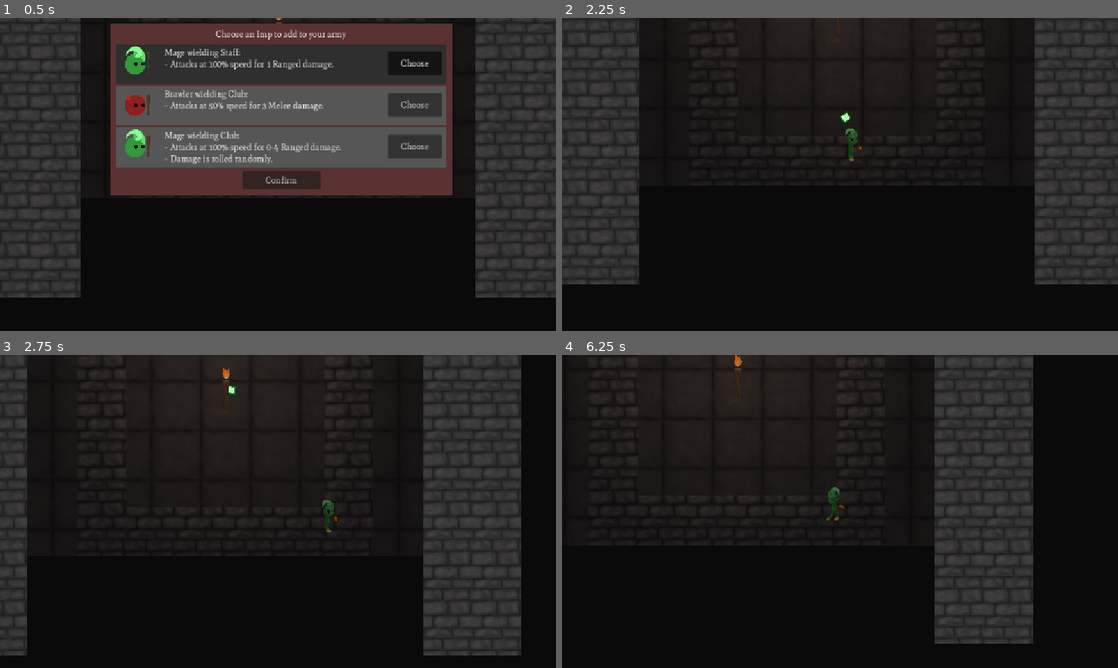
Above: before the commit, frames 1-4 (two rows, left to right).
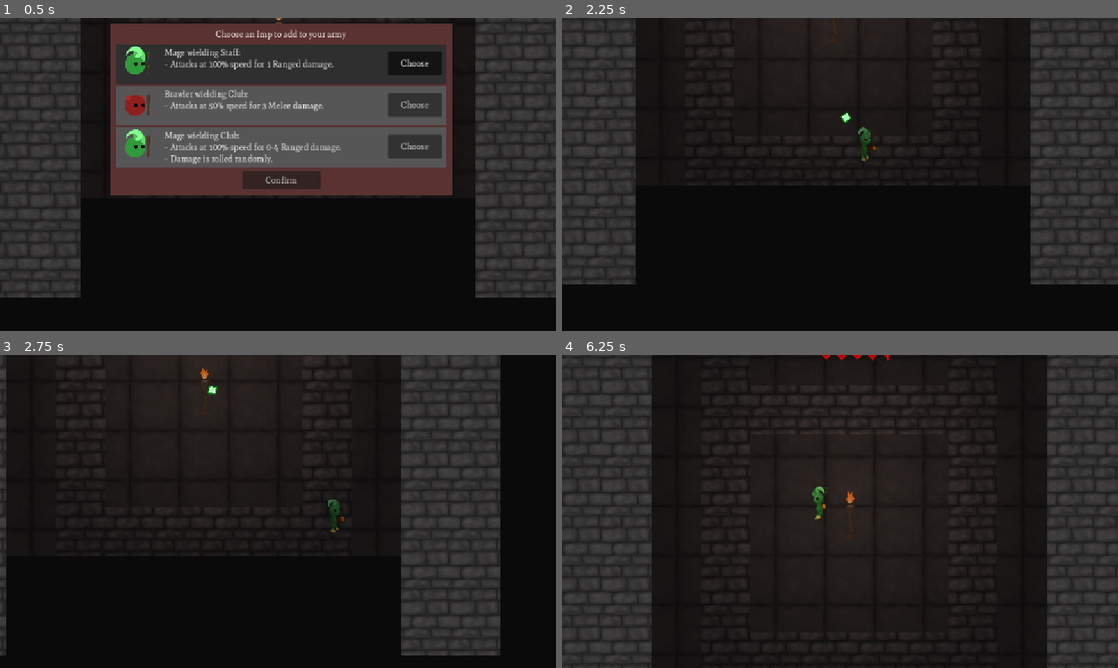
Above: after the commit, the same moments.

Repository: HoneyPony/impish-descent-future
Game: Godot game, scene res://levels/level3.tscn
Two runs of this game, one before a commit and one after it. Both use one fixed random seed, a clock stepped at 60 frames per second and the inputs below. This scene is started directly instead of the project's main scene.
Inputs (mouse positions are in pixels of both pictures, inside the frame that each line leads up to):
- Up to frame 1 (0.5 s): no input
- Up to frame 2 (2.25 s): click "Confirm" at 0.5 s; click "Confirm" at 1.25 s; move the mouse to (840, 105) at 2.02 s; press the mouse at (840, 105) at 2.03 s; hold D (player_right) from 2.03 s (still down)
- Up to frame 3 (2.75 s): keep holding D (player_right)
- Up to frame 4 (6.25 s): move the mouse to (728, 527) at 2.77 s; release D (player_right) at 2.78 s; release the mouse at (728, 527) at 2.78 s; hold S (player_down) 2.78-3.53 s; click (728, 527) at 2.85 s; move the mouse to (895, 442) at 3.52 s; press the mouse at (895, 442) at 3.53 s; hold D (player_right) 3.53-4.28 s; move the mouse to (812, 574) at 4.27 s; release the mouse at (812, 574) at 4.28 s; hold W (player_up) 4.28-5.03 s; click (812, 574) at 4.35 s; move the mouse to (1006, 558) at 5.02 s; press the mouse at (1006, 558) at 5.03 s; hold A (player_left) from 5.03 s (still down); move the mouse to (673, 464) at 5.77 s; release the mouse at (673, 464) at 5.78 s; click (673, 464) at 5.85 s

Frame 1 is identical in both runs. In frame 2, 1.4% of the frame differs, in the area x 0-100%, y 0-86%; in frame 3, 10%; in frame 4, 36%, in the area x 0-100%, y 0-100%.

Commit message:
Halfway descent movement algorithm

Diff:
--- a/levels/level1.tscn
+++ b/levels/level1.tscn
@@ -209,6 +209,9 @@
 offset_bottom = 7.0
 color = Color(0.233236, 0.123145, 0.120394, 1)
 
+[node name="ImpStartPos" parent="." index="6"]
+position = Vector2(-3, 1134)
+
 [node name="torch" parent="." index="7" instance=ExtResource("2_a0v2d")]
 position = Vector2(89, 733)
 
@@ -239,8 +242,5 @@
 [node name="SimpleGhost3" parent="." index="16" instance=ExtResource("3_hv7g1")]
 position = Vector2(-2387, -888)
 
-[node name="ImpStartPos" parent="." index="17"]
-position = Vector2(-3, 1134)
-
 [connection signal="pressed" from="UpgradeMenu/Control/UpgradeMenu2/ConfirmButton" to="UpgradeMenu/Control/UpgradeMenu2" method="_on_confirm_button_pressed"]
 [connection signal="pressed" from="UpgradeMenu/Control/UpgradeMenu2/Relics/ConfirmButton2" to="UpgradeMenu/Control/UpgradeMenu2" method="_on_confirm_button_pressed"]
--- a/players/imp_formation.gd
+++ b/players/imp_formation.gd
@@ -18,23 +18,29 @@
 	var pos = Vector2.ZERO
 	var players = get_tree().get_nodes_in_group("Players")
 	for player in players:
-		pos += player.global_position
+		# Get the player's target position
+		var target = global_transform * player.formation_position
+		print("tar: ", target)
+		# Compute the player's 'where should we be for this to be neutral' target,
+		# which is our current position + the target formation - their position?
+		pos += player.global_position - (target - player.global_position)
 	pos /= players.size()
+	print(pos)
 
-	#global_position = pos
+	global_position += (pos - global_position) * 0.05
 
 	var vel = Vector2.ZERO
 	vel.x = Input.get_axis("player_left", "player_right")
 	vel.y = Input.get_axis("player_up", "player_down")
 	vel = vel.normalized() * Player.MAX_VEL
-	print(global_position)
+	# print(global_position)
 
-	global_position += vel * delta
+	global_position += vel * delta * 4.0
 
 	# We need to use the global mouse position versus our own position, because
 	# the local mouse position is affected by our own rotation.
 
 	# Add an offset of 90 degrees because we want the user to configure their
 	# formation pointing 'up'.
-	var target_rot = (get_global_mouse_position() - global_position).angle() - TAU * 0.25
+	var target_rot = (get_global_mouse_position() - global_position).angle() + TAU * 0.25
 	rotation = rotate_toward(rotation, target_rot, TAU * 4.0 * delta)
--- a/players/player_anim.tscn
+++ b/players/player_anim.tscn
@@ -386,13 +386,13 @@
 [node name="root" type="Bone2D" parent="Node2D/Skeleton2D"]
 position = Vector2(-15, -100)
 rotation = -1.62684
-scale = Vector2(0.999824, 0.999824)
+scale = Vector2(0.999827, 0.999827)
 rest = Transform2D(2.22127e-06, -1, 1, 2.22127e-06, -12, -100)
 
 [node name="chest" type="Bone2D" parent="Node2D/Skeleton2D/root"]
 position = Vector2(40, -8.88744e-05)
 rotation = 1.51629
-scale = Vector2(0.999803, 0.999803)
+scale = Vector2(0.999801, 0.999801)
 rest = Transform2D(-0.0165629, 0.999863, -0.999863, -0.0165629, 40, -8.88744e-05)
 
 [node name="head" type="Bone2D" parent="Node2D/Skeleton2D/root/chest"]
@@ -447,13 +447,13 @@
 [node name="ik_l" type="Bone2D" parent="Node2D/Skeleton2D"]
 position = Vector2(-29, -32)
 rotation = 0.183964
-scale = Vector2(0.999834, 0.999834)
+scale = Vector2(0.999825, 0.999825)
 rest = Transform2D(1, 0, 0, 1, -29, -32)
 
 [node name="ik_r" type="Bone2D" parent="Node2D/Skeleton2D"]
 position = Vector2(5, -32)
 rotation = -0.21276
-scale = Vector2(0.999838, 0.999838)
+scale = Vector2(0.999837, 0.999837)
 rest = Transform2D(1, 0, 0, 1, 5, -32)
 
 [node name="AnimationPlayer" type="AnimationPlayer" parent="."]
Binary file changed: players/green/head.png
Not shown, changed: players/imp-new.kra
Not shown, changed: players/imp-new.kra~
